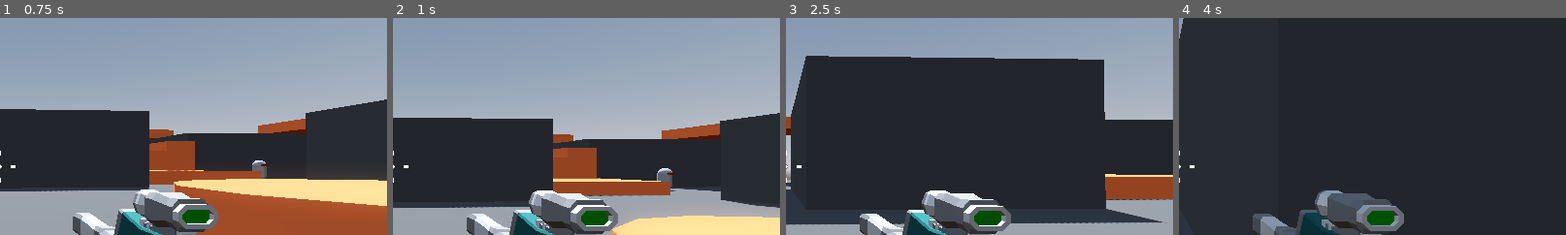
Above: before the commit, frames 1-4 (left to right).
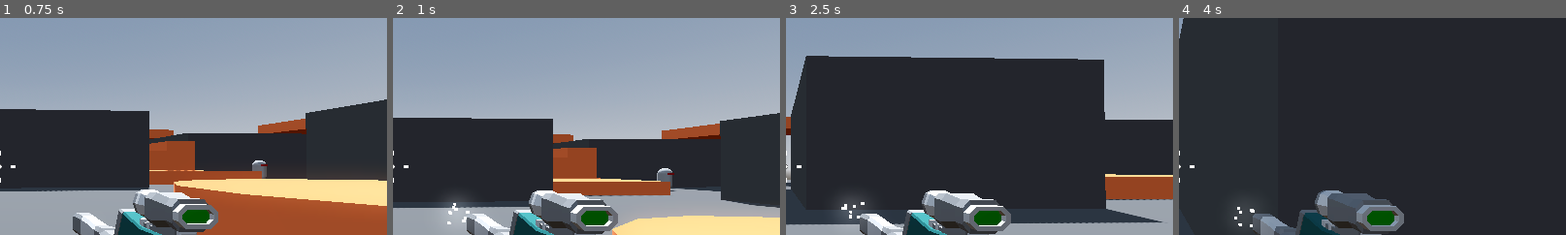
Above: after the commit, the same moments.

Repository: ericvennemeyer/RoboRampage
Game: Godot game, scene res://Levels/sandbox.tscn
Same seed, same stepped clock (60 frames per second), same inputs: the game is played once before the commit and once after it.
Inputs (mouse positions are % of the whole screen's width and height, from its top left):
- Up to frame 1 (0.75 s): tap Enter at 0.5 s; move the mouse to (55, 50) at 0.52 s; press the mouse at (55, 50) at 0.53 s; hold W (move_forward) from 0.53 s (still down)
- Up to frame 2 (1 s): keep holding W (move_forward); tap Space (jump) at 0.77 s
- Up to frame 3 (2.5 s): keep holding W (move_forward); move the mouse to (45, 50) at 1.27 s; release the mouse at (45, 50) at 1.28 s; click (45, 50) at 1.35 s; tap Space (jump) at 1.52 s; move the mouse to (52, 48) at 2.02 s; press the mouse at (52, 48) at 2.03 s
- Up to frame 4 (4 s): keep holding W (move_forward); move the mouse to (49, 52) at 2.77 s; release the mouse at (49, 52) at 2.78 s; click (49, 52) at 2.85 s; tap Space (jump) at 3.02, 3.77 s; move the mouse to (57, 51) at 3.52 s; press the mouse at (57, 51) at 3.53 s
The pictures show only the part of the screen within x 50-100%, y 16-66%; the shares and areas given below are measured in that part.

Frame 1 is identical in both runs. In frame 2, 0.4% of the frame differs, in the area x 13-20%, y 83-96%; in frame 3, 0.5%, in the area x 14-21%, y 83-94%; in frame 4, less than 0.1%.

Commit message:
4.15 -- Making Particles

Diff:
--- a/Weapons/SMG.tscn
+++ b/Weapons/SMG.tscn
@@ -1,10 +1,47 @@
-[gd_scene load_steps=3 format=3 uid="uid://b6pdatn6a250g"]
+[gd_scene load_steps=8 format=3 uid="uid://b6pdatn6a250g"]
 
 [ext_resource type="PackedScene" uid="uid://d3oak00wy2yyd" path="res://Weapons/hitscan_weapon.tscn" id="1_hrtej"]
 [ext_resource type="PackedScene" uid="uid://bu6slsk6uyfc5" path="res://Weapons/SMG.glb" id="2_ops1r"]
 
-[node name="SMG" node_paths=PackedStringArray("weapon_mesh") instance=ExtResource("1_hrtej")]
+[sub_resource type="StandardMaterial3D" id="StandardMaterial3D_ops1r"]
+emission_enabled = true
+emission = Color(1, 1, 1, 1)
+emission_energy_multiplier = 3.0
+
+[sub_resource type="Curve" id="Curve_ops1r"]
+_data = [Vector2(0, 1), 0.0, 0.0, 0, 0, Vector2(1, 0), 0.0, 0.0, 0, 0]
+point_count = 2
+
+[sub_resource type="CurveTexture" id="CurveTexture_i2xpi"]
+curve = SubResource("Curve_ops1r")
+
+[sub_resource type="ParticleProcessMaterial" id="ParticleProcessMaterial_ops1r"]
+direction = Vector3(0, 0, -1)
+spread = 15.0
+initial_velocity_min = 6.0
+initial_velocity_max = 8.0
+gravity = Vector3(0, 0, 0)
+scale_curve = SubResource("CurveTexture_i2xpi")
+
+[sub_resource type="BoxMesh" id="BoxMesh_i2xpi"]
+size = Vector3(0.1, 0.1, 0.1)
+
+[node name="SMG" node_paths=PackedStringArray("weapon_mesh", "muzzle_flash") instance=ExtResource("1_hrtej")]
 weapon_mesh = NodePath("SMG")
+muzzle_flash = NodePath("MuzzleFlash")
 
 [node name="SMG" parent="." index="1" instance=ExtResource("2_ops1r")]
 transform = Transform3D(1, 0, 0, 0, 1, 0, 0, 0, 1, 0.521, -0.4, -0.724)
+
+[node name="MuzzleFlash" type="GPUParticles3D" parent="." index="3"]
+transform = Transform3D(1, 0, 0, 0, 1, 0, 0, 0, 1, 0.5, -0.36, -1.8)
+material_override = SubResource("StandardMaterial3D_ops1r")
+cast_shadow = 0
+emitting = false
+lifetime = 0.07
+one_shot = true
+explosiveness = 1.0
+fixed_fps = 60
+local_coords = true
+process_material = SubResource("ParticleProcessMaterial_ops1r")
+draw_pass_1 = SubResource("BoxMesh_i2xpi")
--- a/Weapons/hitscan_weapon.gd
+++ b/Weapons/hitscan_weapon.gd
@@ -5,6 +5,7 @@
 @export var recoil: float = .05
 @export var weapon_mesh: Node3D
 @export var weapon_damage: int = 15
+@export var muzzle_flash: GPUParticles3D
 
 @onready var cooldown_timer: Timer = $CooldownTimer
 @onready var ray_cast_3d: RayCast3D = $RayCast3D
@@ -24,6 +25,7 @@
 
 func shoot() -> void:
 	cooldown_timer.start(1.0 / fire_rate)
+	muzzle_flash.restart()
 	weapon_mesh.position.z += recoil
 	var collider = ray_cast_3d.get_collider()
 	printt("Weapon Fired!", collider)
--- /dev/null
+++ b/Weapons/sparks.tscn
@@ -0,0 +1,12 @@
+[gd_scene load_steps=3 format=3 uid="uid://dltxcn1vu1183"]
+
+[sub_resource type="StandardMaterial3D" id="StandardMaterial3D_ph6ed"]
+emission_enabled = true
+emission = Color(0.966667, 1, 0, 1)
+emission_energy_multiplier = 3.0
+
+[sub_resource type="BoxMesh" id="BoxMesh_ph6ed"]
+
+[node name="Sparks" type="GPUParticles3D"]
+material_override = SubResource("StandardMaterial3D_ph6ed")
+draw_pass_1 = SubResource("BoxMesh_ph6ed")
